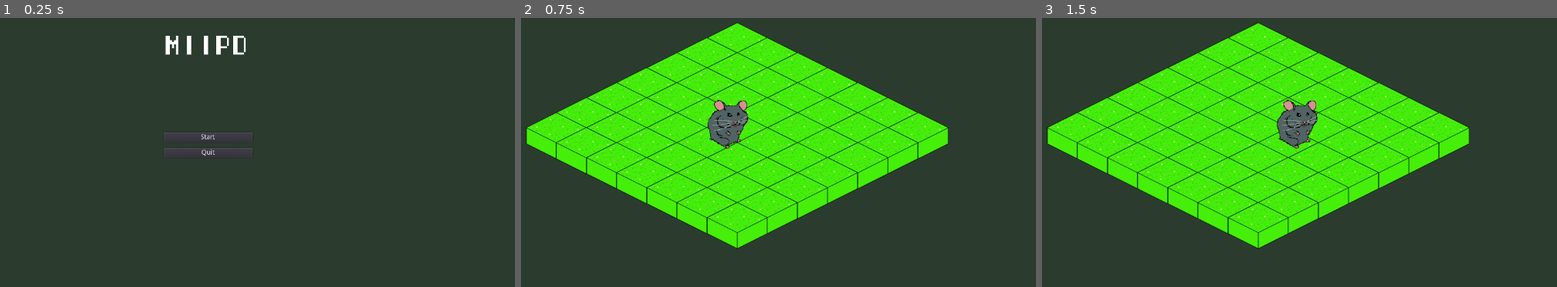
Above: before the commit, frames 1-3 (left to right).
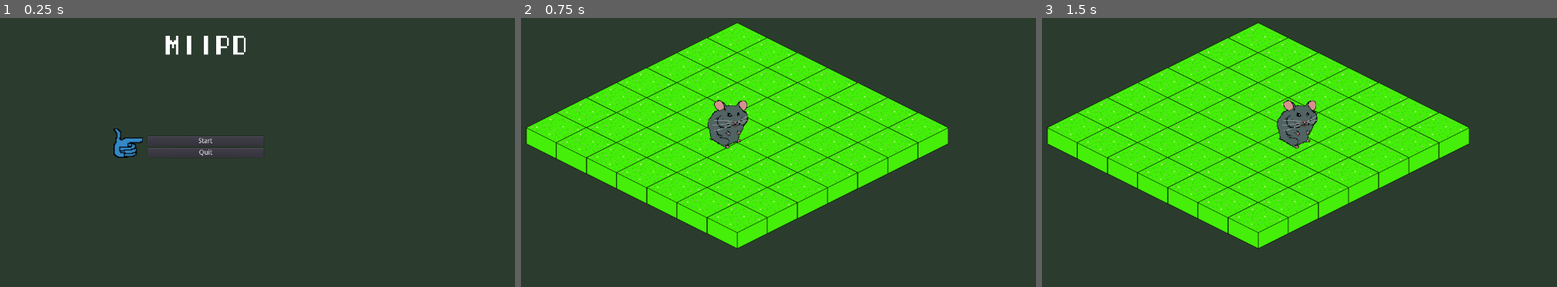
Above: after the commit, the same moments.

Repository: miishin/miipd
Game: Godot game, scene res://assets/scenes/main_menu.tscn
The game is run twice, just before and just after one commit, with the same random seed, the same clock (stepped at 60 frames per second) and the same inputs.
Inputs:
- Up to frame 1 (0.25 s): no input
- Up to frame 2 (0.75 s): click "Start" at 0.5 s
- Up to frame 3 (1.5 s): tap Enter at 1.25 s; hold Right (ui_right) from 1.28 s (still down)

The runs differ from the first frame. In frame 1, 0.7% of the frame differs, in the area x 22-52%, y 41-53%; in frame 2, nothing differs; in frame 3, nothing differs.

Commit message:
re add cursor to main menu

Diff:
--- a/assets/scenes/main_menu.tscn
+++ b/assets/scenes/main_menu.tscn
@@ -1,8 +1,9 @@
-[gd_scene load_steps=5 format=2]
+[gd_scene load_steps=6 format=2]
 
 [ext_resource path="res://assets/themes/menu.theme" type="Theme" id=1]
 [ext_resource path="res://assets/themes/fonts/title_font.tres" type="DynamicFont" id=2]
 [ext_resource path="res://assets/scripts/main_menu.gd" type="Script" id=3]
+[ext_resource path="res://assets/scenes/cursor_menu.tscn" type="PackedScene" id=4]
 
 [sub_resource type="GDScript" id=1]
 script/source = "extends Button
@@ -23,6 +24,32 @@
 margin_bottom = 720.0
 theme = ExtResource( 1 )
 
+[node name="Menu" parent="Panel" instance=ExtResource( 4 )]
+margin_left = 446.874
+margin_top = 397.5
+margin_right = -521.126
+margin_bottom = -266.5
+
+[node name="Start" type="Button" parent="Panel/Menu"]
+margin_left = 88.8819
+margin_right = 272.882
+margin_bottom = 20.0
+text = "Start"
+__meta__ = {
+"_edit_use_anchors_": false
+}
+
+[node name="Quit" type="Button" parent="Panel/Menu"]
+margin_left = 88.8818
+margin_top = 28.0
+margin_right = 272.882
+margin_bottom = 48.0
+text = "Quit"
+script = SubResource( 1 )
+__meta__ = {
+"_edit_use_anchors_": false
+}
+
 [node name="Title" type="Label" parent="Panel"]
 margin_left = 552.0
 margin_top = 200.0
@@ -35,26 +62,5 @@
 __meta__ = {
 "_edit_use_anchors_": false
 }
-
-[node name="Start" type="Button" parent="Panel"]
-margin_left = 552.0
-margin_top = 400.0
-margin_right = 736.0
-margin_bottom = 420.0
-text = "Start"
-__meta__ = {
-"_edit_use_anchors_": false
-}
-
-[node name="Quit" type="Button" parent="Panel"]
-margin_left = 552.0
-margin_top = 432.0
-margin_right = 736.0
-margin_bottom = 452.0
-text = "Quit"
-script = SubResource( 1 )
-__meta__ = {
-"_edit_use_anchors_": false
-}
-[connection signal="pressed" from="Panel/Start" to="." method="_on_start_pressed"]
-[connection signal="pressed" from="Panel/Quit" to="." method="_on_quit_pressed"]
+[connection signal="pressed" from="Panel/Menu/Start" to="." method="_on_start_pressed"]
+[connection signal="pressed" from="Panel/Menu/Quit" to="." method="_on_quit_pressed"]
